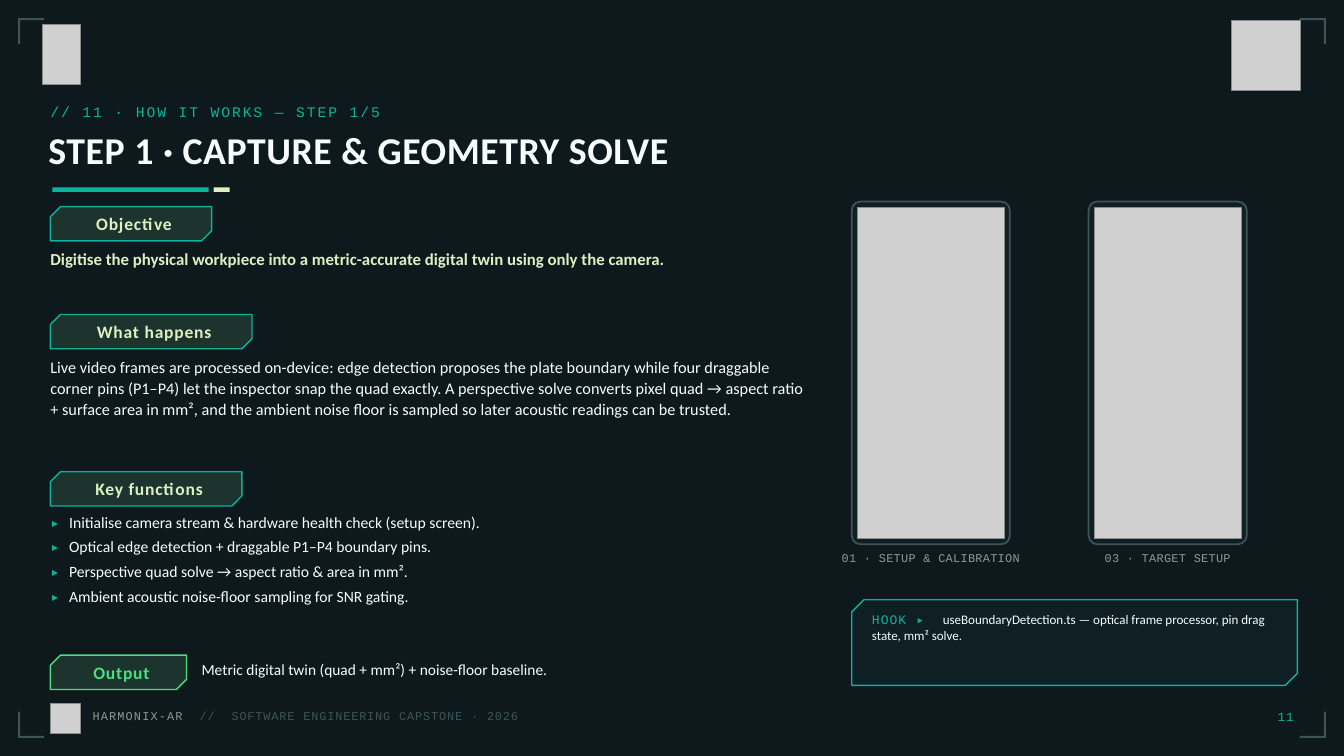
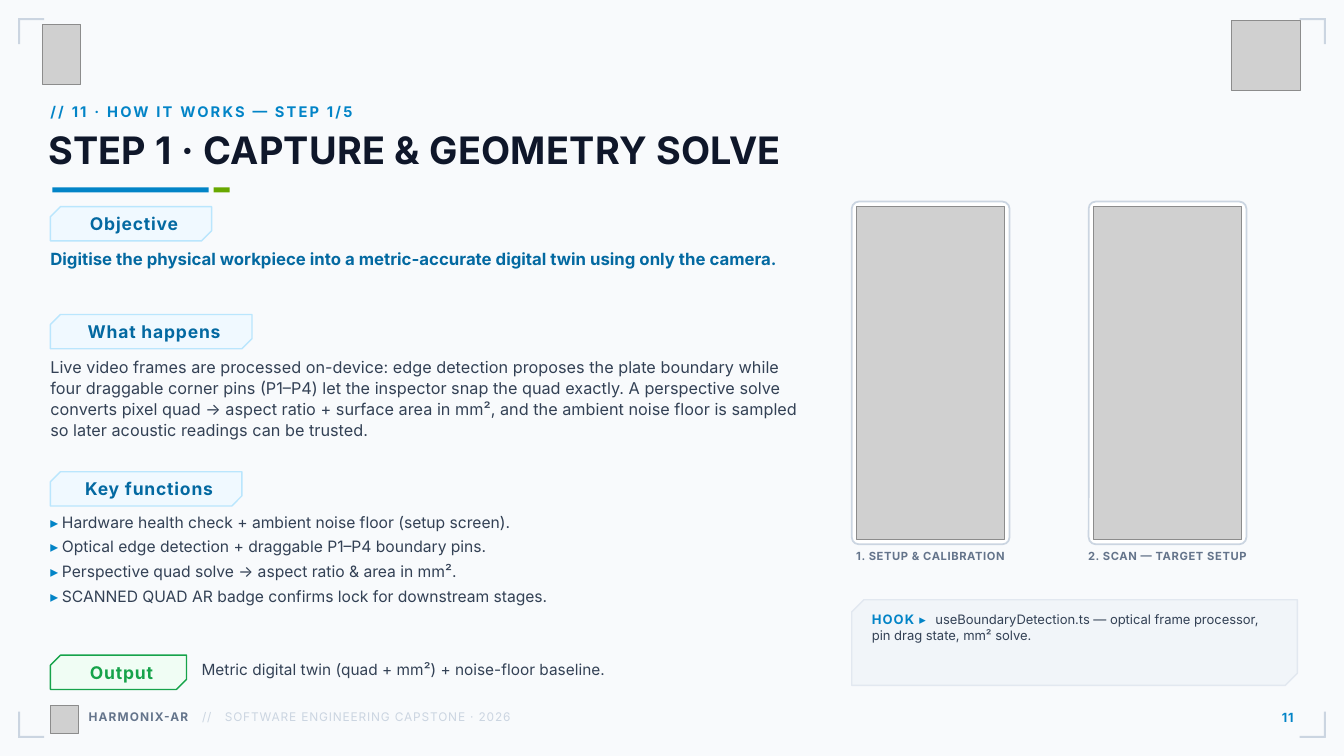
Before and after one commit to nandhish3004/Harmonix-AI, a slide deck: slide 12 of HARMONIX-AR_Capstone_Deck.pptx. Drawn at 1344x756 pixels with LibreOffice and Linux fonts; fonts in the diff are those of the drawing; grey boxes stand for pictures; background and template pictures are left out. Boxes give left, top, right and bottom in pixels: in the first picture for what was removed or moved away, otherwise in the second. Text is boxed around its words. In the diff, an @@ line names an element or a change of style, - is before the commit and + after.

Commit message:
docs: capstone deck v2 — real app UI screenshots (headless build) + current light engineering theme + reference-exact title slide

```diff
--- a/HARMONIX-AR_Capstone_Deck.pptx
+++ b/HARMONIX-AR_Capstone_Deck.pptx
@@ background #0D191C to picture (left out) @@
@@ text "// 11 · HOW IT ..." at bbox=[72, 105, 353, 119]: font Courier New to Inter, text colour #0EB29A to #0284C7, letter spacing 1.4 to 1.6 pt, bold on @@
@@ text "STEP 1 · CAPTURE & ..." at bbox=[48, 136, 781, 165]: font Calibri to Inter, text colour #F5FDFF to #0F172A, letter spacing 0.4 to 0.2 pt @@
@@ rectangle at bbox=[52, 188, 209, 193]: fill #0EB29A to #0284C7 @@
@@ rectangle at bbox=[214, 188, 230, 193]: fill #DDF0C2 to #68A800 @@
@@ rounded rectangle at bbox=[852, 202, 1009, 544]: fill #101F23 to #FFFFFF; outline #3E5556 1.25 pt to #CBD5E1 1.25 pt; proportions changed @@
@@ rounded rectangle at bbox=[1089, 202, 1246, 544]: fill #101F23 to #FFFFFF; outline #3E5556 1.25 pt to #CBD5E1 1.25 pt; proportions changed @@
@@ text "Digitise the physical workpiece into ..." at bbox=[50, 252, 777, 269]: font Calibri to Inter, text colour #DDF0C2 to #0369A1 @@
@@ text "Live video frames are processed ..." at bbox=[50, 360, 797, 440]: font Calibri to Inter, text colour #F5FDFF to #334155 @@
@@ font Calibri to Inter, text colour #DDF0C2 to #0369A1; fill #1C332E to #F0F9FF; outline #0EB29A 1 pt to #BAE6FD 1 pt in 3 elements at bbox=[50, 207, 212, 241], bbox=[50, 315, 252, 349], bbox=[50, 472, 242, 506] @@
@@ text at bbox=[62, 516, 510, 531]: text changed; font Calibri to Inter; text colour #F5FDFF to #334155 @@
-▸ Initialise camera stream & hardware health check (setup screen).
+▸ Hardware health check + ambient noise floor (setup screen).
@@ text at bbox=[62, 540, 486, 580]: font Courier New to Inter, text colour #0EB29A to #0284C7 in "▸", "▸"; font Calibri to Inter, text colour #F5FDFF to #334155 in "Optical edge detection + draggable P1–P4 boundary ...", "Perspective quad solve → aspect ratio & ..." @@
@@ text at bbox=[856, 552, 1004, 560]: text changed; size 8.5 to 8 pt; font Courier New to Inter; text colour #8C999A to #64748B; bold on @@
-01 · SETUP & CALIBRATION
+1. SETUP & CALIBRATION
@@ text at bbox=[1088, 552, 1246, 560]: text changed; size 8.5 to 8 pt; font Courier New to Inter; text colour #8C999A to #64748B; bold on @@
-03 · TARGET SETUP
+2. SCAN — TARGET SETUP
@@ text at bbox=[62, 590, 548, 606]: text changed; font Calibri to Inter; text colour #F5FDFF to #334155 @@
-▸ Ambient acoustic noise-floor sampling for SNR gating.
+▸ SCANNED QUAD AR badge confirms lock for downstream stages.
@@ freeform shape at bbox=[852, 600, 1298, 686]: fill #101F23 to #F1F5F9; outline #0EB29A 1 pt to #E2E8F0 1 pt @@
@@ text "HOOK ▸ useBoundaryDetection.ts — optical ..." at bbox=[872, 614, 1258, 643]: font Courier New to Inter, text colour #0EB29A to #0284C7, bold on in "HOOK ▸"; font Calibri to Inter, text colour #F5FDFF to #334155 @@
@@ freeform shape "Output" at bbox=[50, 655, 187, 690]: font Calibri to Inter, text colour #4ADE80 to #16A34A; fill #1C332E to #F0FDF4; outline #4ADE80 1 pt to #16A34A 1 pt @@
@@ text "Metric digital twin (quad + ..." at bbox=[202, 662, 604, 679]: font Calibri to Inter, text colour #F5FDFF to #334155 @@
@@ text "HARMONIX-AR // SOFTWARE ENGINEERING CAPSTONE ..." at bbox=[89, 712, 511, 721]: font Courier New to Inter; text colour #8C999A to #64748B, bold on in "HARMONIX-AR"; text colour #3E5556 to #CBD5E1 in "// SOFTWARE ENGINEERING CAPSTONE · 2026" @@
@@ text "11" at bbox=[1282, 712, 1294, 722]: font Courier New to Inter, text colour #0EB29A to #0284C7, bold on @@
@@ fill #3E5556 to #CBD5E1 in 8 elements at bbox=[18, 18, 20, 44], bbox=[18, 18, 44, 20], bbox=[1324, 18, 1326, 44], bbox=[1300, 18, 1326, 20], bbox=[18, 712, 20, 738], bbox=[18, 736, 44, 738], bbox=[1324, 712, 1326, 738], bbox=[1300, 736, 1326, 738] @@
```
Also in this commit, not shown: 23 other slides changed, 2 slides added, 2 slides removed, 2 other files.
